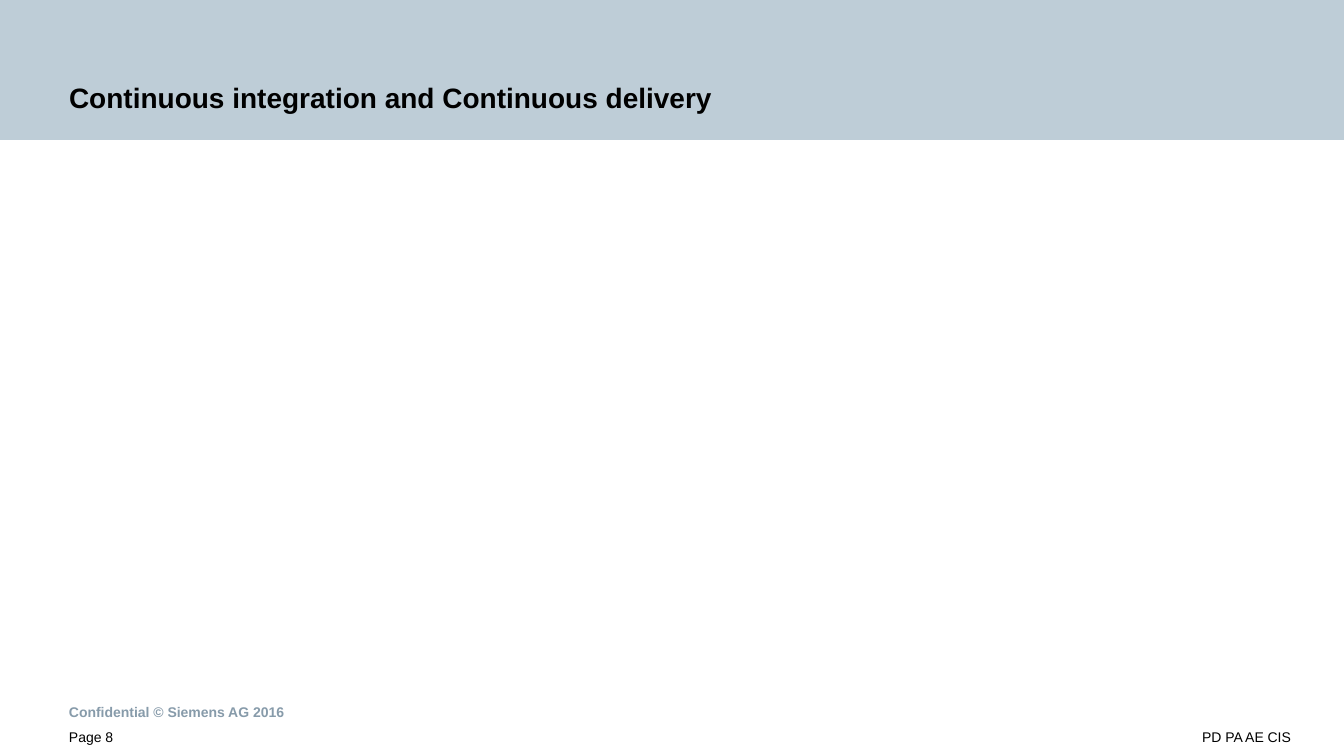
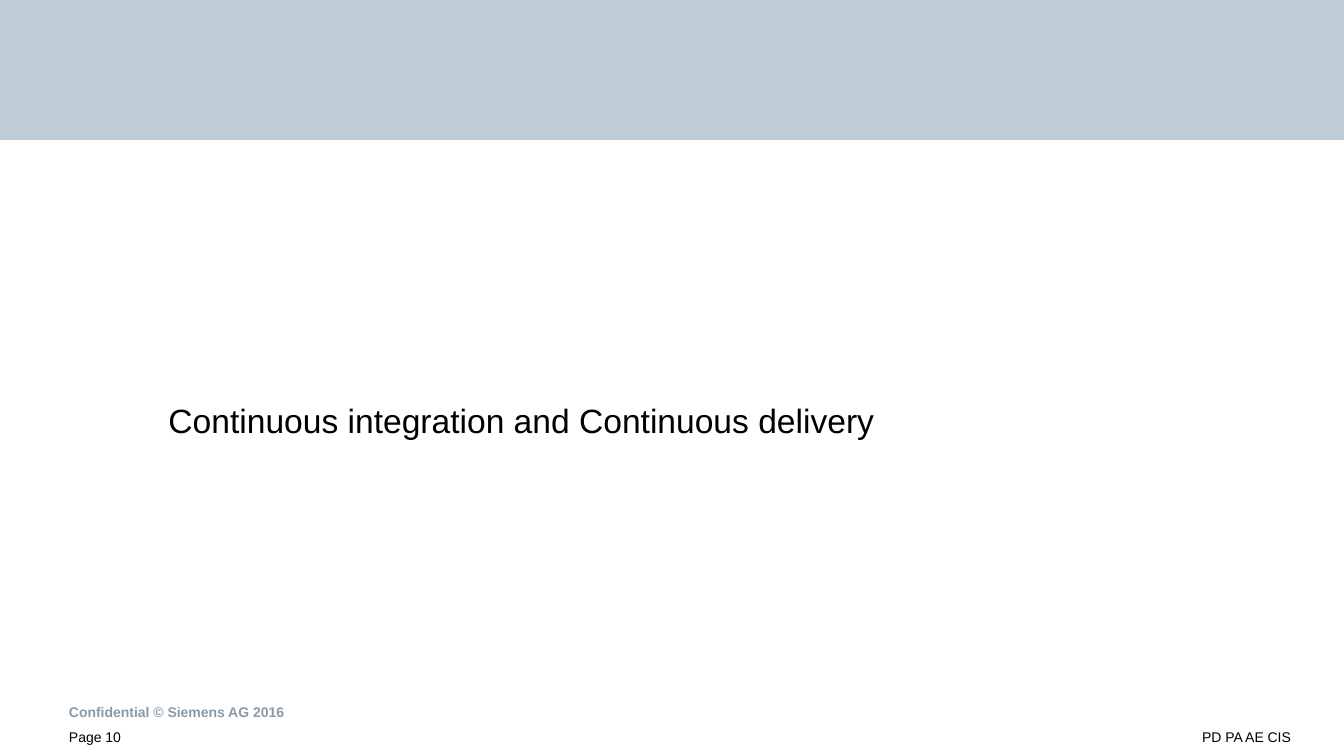
Before and after one commit to SunilPrasad/GithubRepo, a slide deck: slide 10 of TDDExamples/Persentation/TestDrivenDevelopment.pptx (slide 8 before the commit). Drawn at 1344x756 pixels with LibreOffice and Linux fonts; fonts in the diff are those of the drawing; background and template pictures are left out. Boxes give left, top, right and bottom in pixels: in the first picture for what was removed or moved away, otherwise in the second. Text is boxed around its words. In the diff, an @@ line names an element or a change of style, - is before the commit and + after.

```diff
--- a/TDDExamples/Persentation/TestDrivenDevelopment.pptx
+++ b/TDDExamples/Persentation/TestDrivenDevelopment.pptx
@@ text "Continuous integration and Continuous delivery": place and size @@
-text "Continuous integration and Continuous delivery" at [69, 87, 712, 113]
+text "Continuous integration and Continuous delivery" at [168, 408, 874, 440]
@@ text "Continuous integration and Continuous delivery" at [168, 408, 874, 440]: size 20 to 24 pt, bold off; line spacing 1 to 1.1; vertical alignment bottom to middle @@
@@ page number at [69, 732, 121, 745]: text changed @@
-Page 8
+Page 10
```
Also in this commit, not shown: 10 other slides changed, 4 slides added, 1 slide removed.
